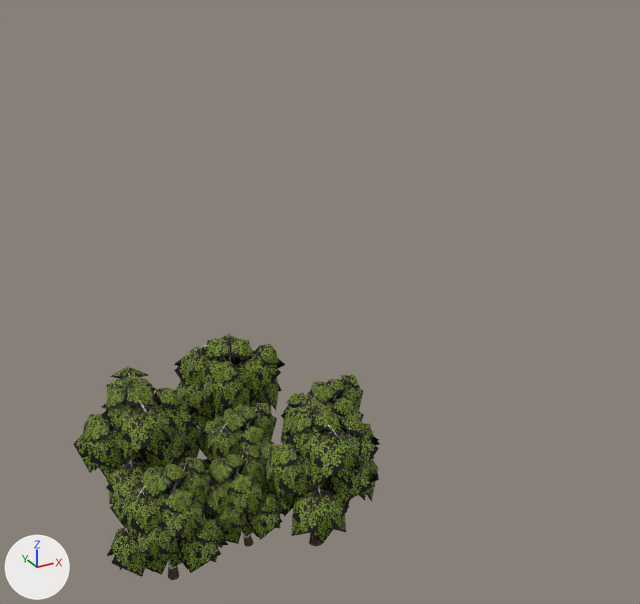
An edit to the FBX model Age_MACE/Assets/DevsTestFolder/Felipe/TestPrefabs/Birch_tree_cluster02.fbx, drawn before and after from the same camera.
Rendered twice from a 50 mm camera at (-12.3, -100.9, 80.9) aimed at (36.9, -11.4, 36.1). Arrows for +X, +Y and +Z are at lower left; the lights stay in place. Vertices at the same position are counted once.

Objects in the first picture: 'Birch_tree_cluster02'.
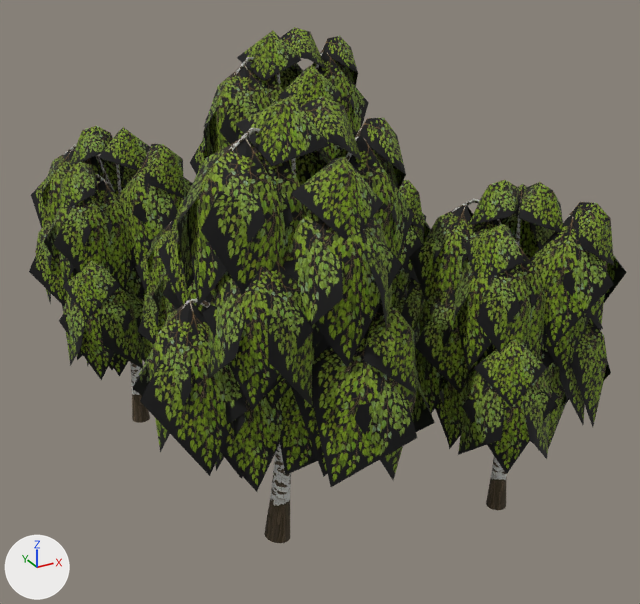
The change, as JSON lines over the scene's bpy script:
```json
{"block": "me_mesh", "where": "# used by ob_birch_tree_cluster02; location = (22.4, -17.7, 23.2); rotation_euler = (1.571, 0.0, 0.0), in degrees (90, 0, 0); scale = (0.01, 0.01, 0.01)"}
{"op": "remove", "block": "me_mesh", "code": "me_mesh.from_pydata(...)  # 5951 vertices, 6258 faces; spans x -1869.0..1750.0, y -848.0..887.0, z -1862.0..1834.0"}
{"op": "add", "block": "me_mesh", "code": "me_mesh.from_pydata(...)  # 5105 vertices, 5365 faces; spans x -1869.0..1750.0, y -848.0..887.0, z -1242.0..1834.0"}
{"block": "me_mesh", "change": "me_mesh part 1: 72 loose pieces with 844 vertices, spanning x -346.0..1201.0, y -847.0..852.0, z -1862.0..-315.0, are deleted"}
{"op": "set", "path": "ob_birch_tree_cluster02.location", "old": "(22.4, -17.7, 23.2)", "new": "(41.9, -9.5, 39.5)"}
{"op": "set", "path": "ob_birch_tree_cluster02.rotation_euler", "old": "(1.571, 0.0, 0.0)", "new": "(1.571, 0.0, -1.249)", "note": "degrees (90, 0, 0) -> degrees (90, 0, -72)"}
{"op": "set", "path": "ob_birch_tree_cluster02.scale", "old": "(0.01, 0.01, 0.01)", "new": "(0.02, 0.03, 0.02)"}
```

Boxes [x1, y1, x2, y2] around the edits, measured in the pictures (640 x 604 px):
```json
{"object": "Birch_tree_cluster02", "change": "reshaped, moved, turned, rescaled", "before": [74, 334, 380, 580], "after": [29, 27, 627, 543]}
{"part": 1, "of": "me_mesh", "change": "deleted", "before": [174, 334, 285, 429], "on screen": "green"}
```
